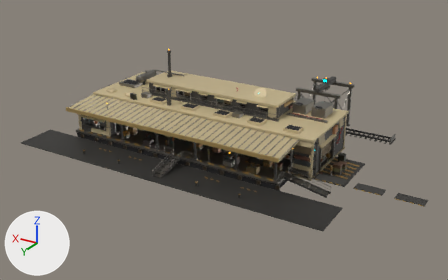
Renders of the glTF model godot/assets/city/candidates/neighborhood/freight_depot.glb from each side of a commit.
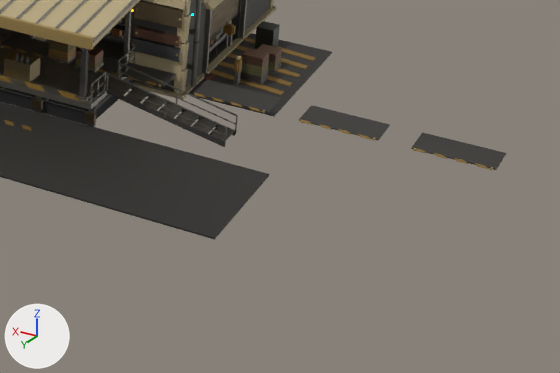
Each version appears first whole from a 50 mm camera at (-45.2, 80.7, 40.7) aimed at (1.3, 3.2, 2.0), and next in a close-up on the part from 55% to 100% of the width and 52% to 100% of the height. The axes (+X, +Y, +Z) are drawn at lower left. The lights are the same throughout. The first two pictures are the older version. Vertices at exactly the same position are counted once.

Objects in the first close-up: 'freight_depot'.
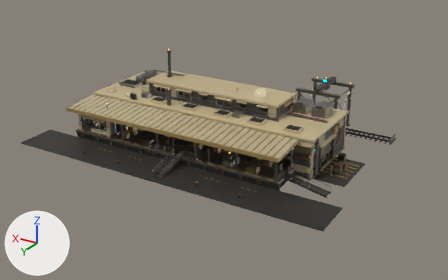
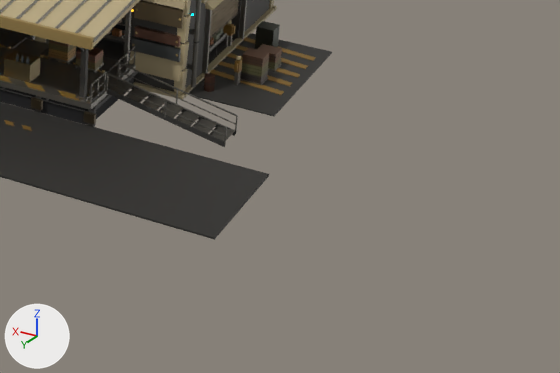
The newer file is also turned or shifted as a whole; pictures and numbers use the older file's frame.

The change, as a list of edits to the scene's bpy script:
```text
Change me_freight_depot:
    used by ob_freight_depot; location = (0.0, 0.0, 0.0)
    remove me_freight_depot.from_pydata(...)  # 21358 vertices, 29285 faces; spans x -31.3..31.3, y -17.8..17.8, z 0.0..13.5
    add me_freight_depot.from_pydata(...)  # 21361 vertices, 29285 faces; spans x -21.7..31.3, y -17.8..17.8, z 0.0..13.5
    me_freight_depot part 1: the loose piece of 8 vertices spanning x -14.5..-10.5, y 5.6..7.4, z 1.4..1.5 is moved by (20.0, 0.0, 0.0)
    me_freight_depot part 2: the loose piece of 8 vertices spanning x -20.1..-16.1, y 5.6..7.4, z 1.4..1.5 is deleted
    me_freight_depot part 3: the loose piece of 8 vertices spanning x -25.7..-21.7, y 5.6..7.4, z 1.4..1.5 is deleted
    me_freight_depot part 4: the loose piece of 8 vertices spanning x -31.3..-27.3, y 5.6..7.4, z 1.4..1.5 is deleted
    other edits to the shape of me_freight_depot do not show in these pictures
```

Boxes (x1, y1, x2, y2) around the edits, measured in the close-ups (560 x 373 px; the box of a moved part takes in the faces that stretch with it):
'freight_depot', reshaped: before (0, 0, 506, 240); after (0, 0, 332, 240)
part 1 of me_freight_depot, moved or reshaped (not visible afterwards): before (100, 57, 177, 87)
part 2 of me_freight_depot, deleted: before (193, 80, 281, 113)
part 3 of me_freight_depot, deleted: before (299, 105, 390, 140)
part 4 of me_freight_depot, deleted: before (411, 132, 506, 170)
